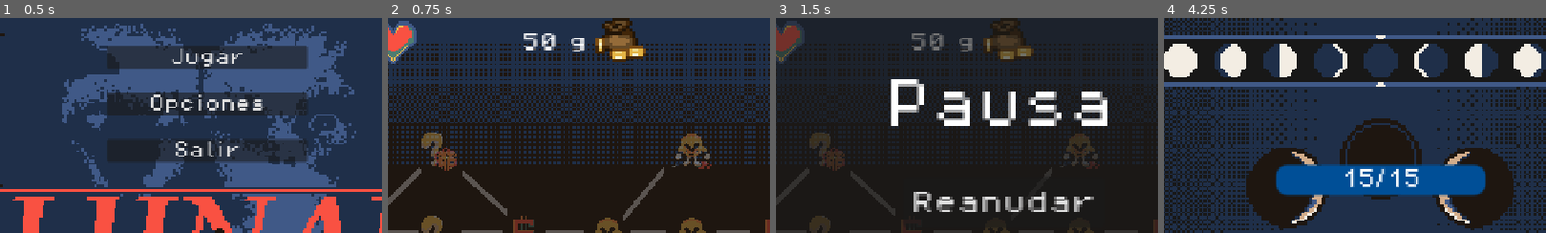
Above: before the commit, frames 1-4 (left to right).
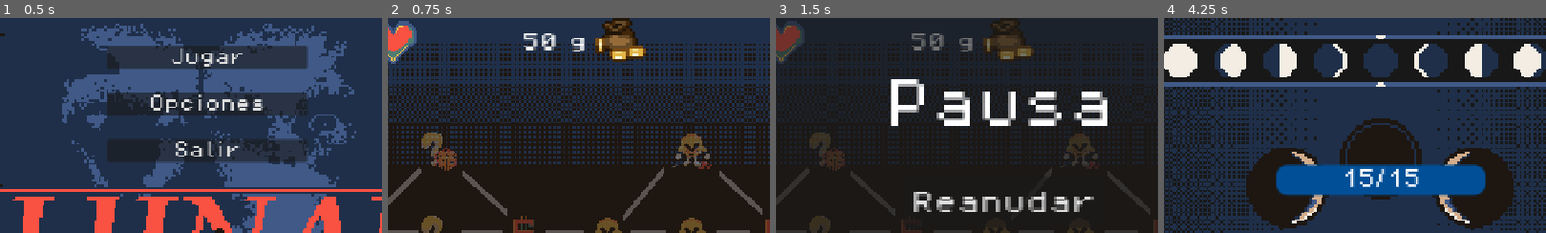
Above: after the commit, the same moments.

Repository: DarkJans19/GameJam_2026
Game: Godot game, scene res://stages/menu/menu.tscn
Two runs of this game, one before a commit and one after it. Both use one fixed random seed, a clock stepped at 60 frames per second and the inputs below. Sound files missing from this copy of the repository are replaced by a short silence.
Inputs (mouse positions are % of the whole screen's width and height, from its top left):
- Up to frame 1 (0.5 s): no input
- Up to frame 2 (0.75 s): click "Jugar" at 0.5 s
- Up to frame 3 (1.5 s): click (91, 11) at 1.25 s
- Up to frame 4 (4.25 s): click "Reanudar" at 2 s; tap Enter at 2.75 s; move the mouse to (6, 50) at 2.77 s; tap W (attack) at 2.85 s; click (6, 50) at 2.92 s; tap Space at 3.5 s; move the mouse to (28, 50) at 3.52 s; tap A (hurt) at 3.6 s; click (28, 50) at 3.67 s
The pictures show only the part of the screen within x 22-72%, y 0-50%; the shares and areas given below are measured in that part.

Frame 1 is identical in both runs. In frame 2, 0.3% of the frame differs, in the area x 86-98%, y 71-92%; in frame 3, 0.3%; in frame 4, nothing differs.

Commit message:
detAllitos

Diff:
--- a/stages/map/map.gd
+++ b/stages/map/map.gd
@@ -155,10 +155,10 @@
 		scene_path = "res://stages/combat/combat.tscn"
 
 	elif event_name.begins_with("Shop_event"):
-		scene_path = "res://stages/map/shop.tscn"
+		scene_path = "res://stages/shop/shop.tscn"
 
 	elif event_name.begins_with("Random_event"):
-		scene_path = "res://stages/map/random.tscn"
+		scene_path = "res://stages/random/random.tscn"
 
 	if scene_path == "":
 		push_error(
--- a/stages/map/map.tscn
+++ b/stages/map/map.tscn
@@ -265,6 +265,12 @@
 points = PackedVector2Array(38.789063, -73, 2637.662, -12)
 default_color = Color(18.892002, 18.892002, 18.892002, 0.267)
 
+[node name="Line2D21" type="Line2D" parent="." unique_id=998013589]
+position = Vector2(1189, 399)
+scale = Vector2(0.025780402, 1)
+points = PackedVector2Array(38.789063, -73, 2637.662, -12)
+default_color = Color(18.892002, 18.892002, 18.892002, 0.267)
+
 [node name="Line2D13" type="Line2D" parent="." unique_id=711030679]
 position = Vector2(719.5249, 525)
 scale = Vector2(0.16056277, 1)
@@ -352,6 +358,7 @@
 flat = true
 
 [node name="Pause" parent="." unique_id=1715612470 instance=ExtResource("10_2afta")]
+visible = false
 layout_mode = 0
 offset_left = 547.0
 offset_top = 55.000023
--- a/stages/random/random.tscn
+++ b/stages/random/random.tscn
@@ -1,6 +1,7 @@
 [gd_scene format=3 uid="uid://blbg2o7wftxry"]
 
 [ext_resource type="Script" uid="uid://73jn4finnni5" path="res://stages/random/random.gd" id="1_dtgml"]
+[ext_resource type="FontFile" uid="uid://ebt2bvxsrvd2" path="res://assets/PixelOperator8_health.ttf" id="2_sr4qf"]
 
 [sub_resource type="Gradient" id="Gradient_51n5f"]
 colors = PackedColorArray(0, 0, 0, 1, 0, 0, 0, 1)
@@ -58,5 +59,6 @@
 offset_top = 120.0
 offset_right = 84.0
 offset_bottom = 158.0
+theme_override_fonts/font = ExtResource("2_sr4qf")
 theme_override_font_sizes/font_size = 21
 text = "Siguiente"
--- a/stages/shop/shop.tscn
+++ b/stages/shop/shop.tscn
@@ -2,9 +2,10 @@
 
 [ext_resource type="Texture2D" uid="uid://cgh8itya8jdjf" path="res://entities/player/cards/assets/Balatro.jpg" id="1_if3u5"]
 [ext_resource type="Script" uid="uid://b3ap5f216vjks" path="res://stages/shop/shop.gd" id="1_w58nr"]
+[ext_resource type="Texture2D" uid="uid://cxh82feibry64" path="res://assets/Escenario/Store Midground.png" id="2_as8v6"]
 [ext_resource type="AudioStream" uid="uid://dq1rps3yfgg3s" path="res://assets/Audios/Shop Theme.mp3" id="3_as8v6"]
-[ext_resource type="Texture2D" uid="uid://cxh82feibry64" path="res://assets/Escenario/Store Midground.png" id="2_as8v6"]
-[ext_resource type="Texture2D" uid="uid://jsuiejuy5f5j" path="res://assets/UI/UI HP - Copy.png" id="4_dujof"]
+[ext_resource type="Texture2D" uid="uid://wpnhfq35ilct" path="res://assets/UI/UI-Hp.png" id="4_6rtka"]
+[ext_resource type="FontFile" uid="uid://ebt2bvxsrvd2" path="res://assets/PixelOperator8_health.ttf" id="5_7au7j"]
 
 [node name="Shop" type="Control" unique_id=589026888]
 layout_mode = 3
@@ -38,14 +39,15 @@
 [node name="vida" type="Sprite2D" parent="." unique_id=1999037954]
 position = Vector2(98.99999, -31.999996)
 scale = Vector2(0.293366, 0.24807692)
-texture = ExtResource("4_dujof")
+texture = ExtResource("4_6rtka")
 metadata/_edit_lock_ = true
 
 [node name="Label" type="Label" parent="vida" unique_id=1315266365]
-offset_left = -105.67004
+offset_left = -156.8007
 offset_top = 124.96123
-offset_right = 110.32996
+offset_right = 198.1993
 offset_bottom = 163.96123
+theme_override_constants/outline_size = 5
 theme_override_font_sizes/font_size = 28
 text = "Vida (25 HP) 30g"
 
@@ -54,6 +56,7 @@
 offset_top = 165.2713
 offset_right = 60.234505
 offset_bottom = 217.67441
+theme_override_fonts/font = ExtResource("5_7au7j")
 theme_override_font_sizes/font_size = 20
 text = "Comprar"
 
@@ -62,6 +65,7 @@
 offset_top = 128.99225
 offset_right = -603.4123
 offset_bottom = 167.99225
+theme_override_constants/outline_size = 5
 theme_override_font_sizes/font_size = 24
 text = "Carta Lunar 50g"
 
@@ -70,6 +74,7 @@
 offset_top = 169.30232
 offset_right = -628.1727
 offset_bottom = 223.38234
+theme_override_fonts/font = ExtResource("5_7au7j")
 theme_override_font_sizes/font_size = 20
 text = "Comprar"
 
@@ -87,6 +92,8 @@
 layout_mode = 2
 size_flags_vertical = 4
 mouse_filter = 2
+theme_override_fonts/normal_font = ExtResource("5_7au7j")
+theme_override_fonts/mono_font = ExtResource("5_7au7j")
 theme_override_font_sizes/normal_font_size = 12
 theme_override_font_sizes/bold_font_size = 12
 theme_override_font_sizes/bold_italics_font_size = 12
@@ -109,6 +116,8 @@
 layout_mode = 2
 size_flags_vertical = 4
 mouse_filter = 2
+theme_override_fonts/normal_font = ExtResource("5_7au7j")
+theme_override_fonts/mono_font = ExtResource("5_7au7j")
 theme_override_font_sizes/normal_font_size = 22
 theme_override_font_sizes/bold_font_size = 22
 theme_override_font_sizes/bold_italics_font_size = 22
@@ -122,6 +131,7 @@
 offset_top = 366.82172
 offset_right = 184.07047
 offset_bottom = 423.25583
+theme_override_fonts/font = ExtResource("5_7au7j")
 theme_override_font_sizes/font_size = 34
 text = "Salir"
 
--- a/stages/ui/victory.tscn
+++ b/stages/ui/victory.tscn
@@ -1,6 +1,7 @@
 [gd_scene format=3 uid="uid://coiml5msg4gtj"]
 
 [ext_resource type="Script" uid="uid://gj6y6titfjti" path="res://stages/ui/victory.gd" id="1_cluts"]
+[ext_resource type="FontFile" uid="uid://ebt2bvxsrvd2" path="res://assets/PixelOperator8_health.ttf" id="2_sg6va"]
 
 [node name="Victory" type="Control" unique_id=793316884]
 process_mode = 2
@@ -33,10 +34,12 @@
 
 [node name="LabelOro" type="Label" parent="." unique_id=1816941633]
 layout_mode = 0
-offset_left = 94.0
+offset_left = 71.0
 offset_top = 137.0
-offset_right = 286.0
+offset_right = 263.0
 offset_bottom = 160.0
+theme_override_fonts/font = ExtResource("2_sg6va")
+theme_override_font_sizes/font_size = 12
 text = "Has ganado XX G"
 
 [node name="Button" type="Button" parent="." unique_id=1403785238]
Binary file removed: assets/UI/UI HP - Copy.png
Binary file added: assets/UI/UI-Hp.png
Not shown, changed: assets/UI/UI-Hp.png.import
